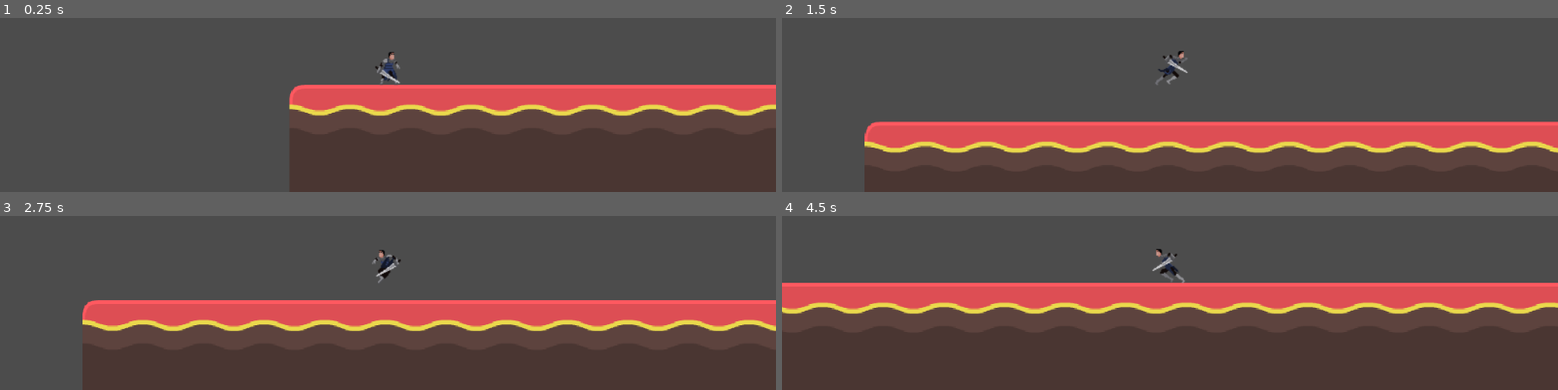
Above: before the commit, frames 1-4 (two rows, left to right).
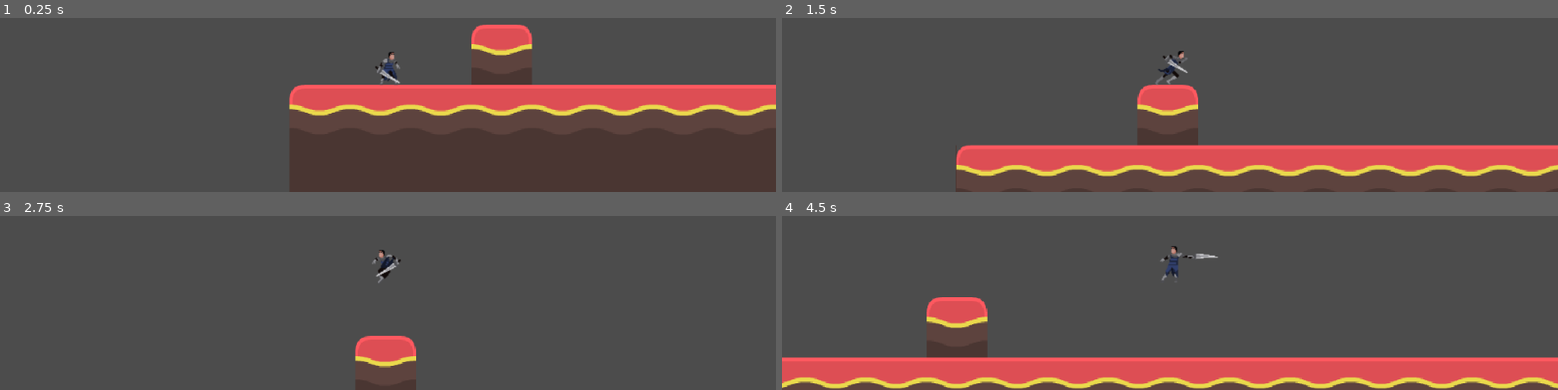
Above: after the commit, the same moments.

Repository: xwedea/dork-souls
Game: Godot game, scene res://levels/base_level/BaseLevel.tscn
Same seed, same stepped clock (60 frames per second), same inputs: the game is played once before the commit and once after it.
Inputs (mouse positions are in pixels of both pictures, inside the frame that each line leads up to):
- Up to frame 1 (0.25 s): no input
- Up to frame 2 (1.5 s): move the mouse to (outside the picture) at 0.52 s; hold D (move_right) from 0.53 s (still down); click (outside the picture) at 0.6 s; tap W (jump) at 0.77, 0.8, 1.07, 1.35 s; move the mouse to (outside the picture) at 1.27 s
- Up to frame 3 (2.75 s): tap W (jump) at 1.52, 1.82, 2.3 s; click (outside the picture) at 1.55 s; move the mouse to (outside the picture) at 2.02 s; release D (move_right) at 2.03 s; hold A (move_left) from 2.03 s (still down); click (outside the picture) at 2.1 s
- Up to frame 4 (4.5 s): move the mouse to (1131, 254) at 2.77 s; release A (move_left) at 2.78 s; hold D (move_right) 2.78-4.28 s; click (1131, 254) at 2.85 s; tap W (jump) at 3.02, 3.32, 3.6, 3.77, 4.07 s; move the mouse to (1402, 231) at 3.52 s; move the mouse to (outside the picture) at 4.27 s; hold A (move_left) from 4.28 s (still down); click (outside the picture) at 4.35 s

The runs differ from the first frame. In frame 1, 1.8% of the frame differs, in the area x 60-69%, y 3-39%; in frame 2, 28%; in frame 3, 36%; in frame 4, 48%, in the area x 0-100%, y 17-100%.

Commit message:
attack anim

Diff:
--- a/characters/player/Player.gd
+++ b/characters/player/Player.gd
@@ -1,10 +1,10 @@
 extends KinematicBody2D
 
 
-export var GRAVITY = 30
+export var GRAVITY = 40
 const MAXFALLSPEED = 200
 const MAXSPEED = 200
-const JUMPFORCE = 600
+const JUMPFORCE = 800
 const ACCELERATION = 40
 
 var velocity = Vector2.ZERO
@@ -14,9 +14,19 @@
 func _ready():
 	pass # Replace with function body.
 
-#var isAttacking : bool = false
+export var isAttacking : bool = false
 
 func _physics_process(delta):
+	# ATTACK
+	if Input.is_action_just_pressed("attack"):
+		isAttacking = true
+		$AnimationPlayer.play("attack1")
+
+	if isAttacking:
+		$AnimationPlayer.play("attack1")
+		return
+
+
 	# DIRECTION
 	if facing_right:
 		$AnimatedSprite.scale.x = 1
@@ -47,7 +57,6 @@
 	# JUMP
 	if is_on_floor():
 		if Input.is_action_just_pressed("jump"):
-			print("JUMP ACTION")
 			velocity.y -= JUMPFORCE
 			$AnimationPlayer.play("jump")
 	else:
@@ -56,5 +65,7 @@
 		elif velocity.y < 0:
 			$AnimationPlayer.play("jump")
 
+
+
 	# Setting the position
 	var motion = move_and_slide(velocity, Vector2.UP)
--- a/characters/player/Player.tscn
+++ b/characters/player/Player.tscn
@@ -65,9 +65,22 @@
 "update": 1,
 "values": [ 0, 1, 2, 3 ]
 }
+tracks/2/type = "value"
+tracks/2/path = NodePath(".:isAttacking")
+tracks/2/interp = 1
+tracks/2/loop_wrap = true
+tracks/2/imported = false
+tracks/2/enabled = true
+tracks/2/keys = {
+"times": PoolRealArray( 0.4 ),
+"transitions": PoolRealArray( 1 ),
+"update": 1,
+"values": [ false ]
+}
 
 [sub_resource type="Animation" id=42]
 resource_name = "fall"
+loop = true
 tracks/0/type = "value"
 tracks/0/path = NodePath("AnimatedSprite:animation")
 tracks/0/interp = 1
@@ -125,6 +138,8 @@
 
 [sub_resource type="Animation" id=5]
 resource_name = "jump"
+length = 0.2
+loop = true
 tracks/0/type = "value"
 tracks/0/path = NodePath("AnimatedSprite:animation")
 tracks/0/interp = 1
@@ -135,7 +150,7 @@
 "times": PoolRealArray( 0 ),
 "transitions": PoolRealArray( 1 ),
 "update": 1,
-"values": [ "run" ]
+"values": [ "jump" ]
 }
 tracks/1/type = "value"
 tracks/1/path = NodePath("AnimatedSprite:frame")
@@ -144,10 +159,10 @@
 tracks/1/imported = false
 tracks/1/enabled = true
 tracks/1/keys = {
-"times": PoolRealArray(  ),
-"transitions": PoolRealArray(  ),
-"update": 1,
-"values": [  ]
+"times": PoolRealArray( 0, 0.1 ),
+"transitions": PoolRealArray( 1, 1 ),
+"update": 1,
+"values": [ 0, 1 ]
 }
 
 [sub_resource type="Animation" id=4]
--- a/levels/base_level/BaseLevel.tscn
+++ b/levels/base_level/BaseLevel.tscn
@@ -6,7 +6,7 @@
 [node name="BaseLevel" type="Node2D"]
 
 [node name="TileMap" parent="." instance=ExtResource( 1 )]
-tile_data = PoolIntArray( 458753, 10, 1, 458754, 10, 2, 458755, 10 …(2480 unchanged characters)…
+tile_data = PoolIntArray( 393220, 10, 4, 458753, 10, 1, 458754, 10, 2, 458755, 10 …(2480 unchanged characters)…
 
 [node name="Player" parent="." instance=ExtResource( 2 )]
 position = Vector2( 168, 429 )
